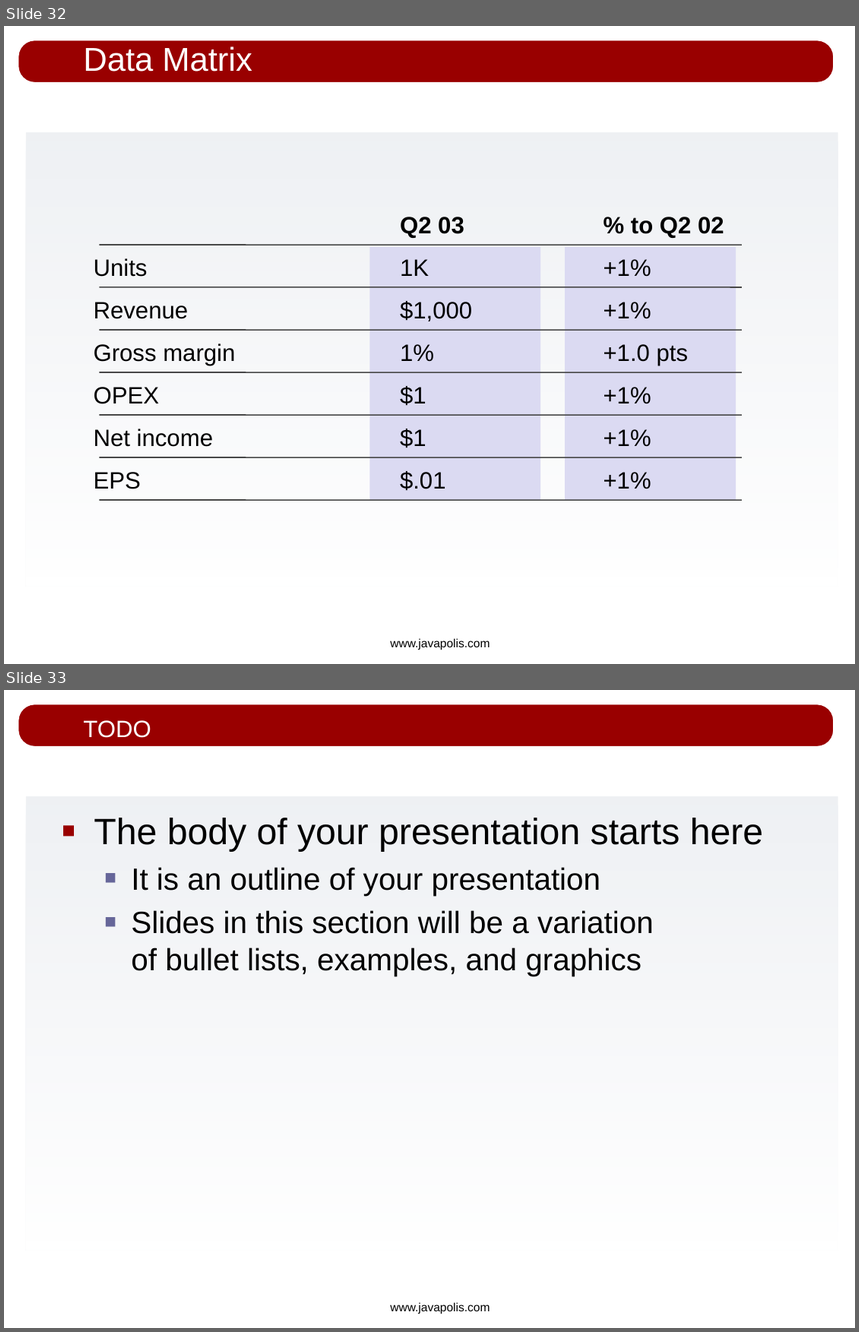
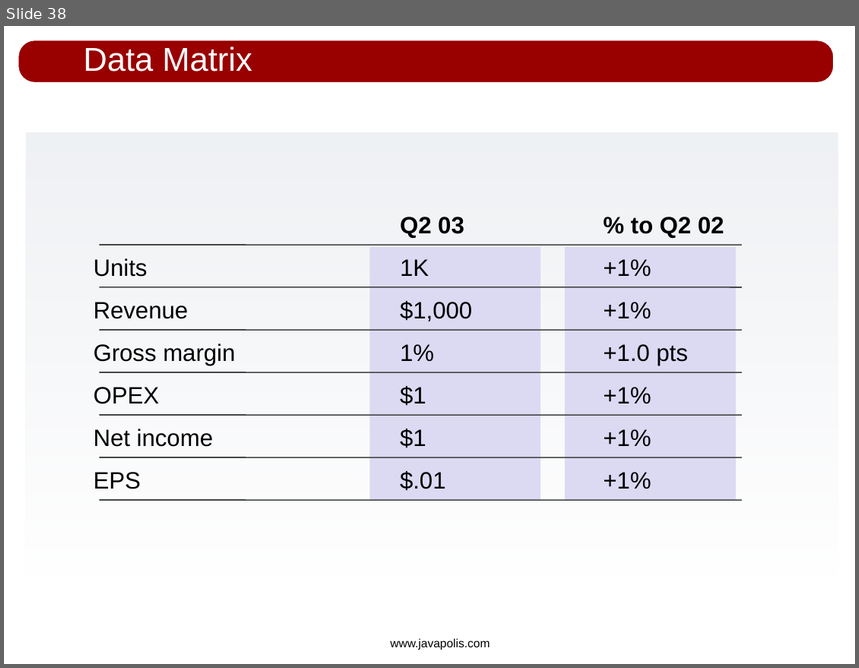
Before and after one commit to bobmcwhirter/drools, a slide deck: drools-solver/src/presentations/drools-solver_javapolis_2007.odp. Shown one above the other, each under a label of ours: slides 32 and 33 before the commit, slide 38 after it. The pictures are 859x1332 and 859x668 pixels, drawn with LibreOffice and Linux fonts; fonts in the diff are those of the drawing; background and template pictures are left out. Boxes give left, top, right and bottom in pixels: in the first picture for what was removed or moved away, otherwise in the second. Text is boxed around its words. In the diff, an @@ line names an element or a change of style, - is before the commit and + after.

```diff
--- a/drools-solver/src/presentations/drools-solver_javapolis_2007.odp
+++ b/drools-solver/src/presentations/drools-solver_javapolis_2007.odp
@@ slide 33 removed at (4,690,855,1328), background #FFFFFF; not listed: 3 template elements that a slide beside it also shows @@
@@ title removed at (83,720,151,738) @@
-TODO
@@ text removed at (94,818,763,977) @@
-■ The body of your presentation starts here
-  ■ It is an outline of your presentation
-  ■ Slides in this section will be a variation
-    of bullet lists, examples, and graphics
@@ what was slide 32 is now slide 38 @@
```
Also in this commit, not shown: 1 slide changed, 7 slides added.
